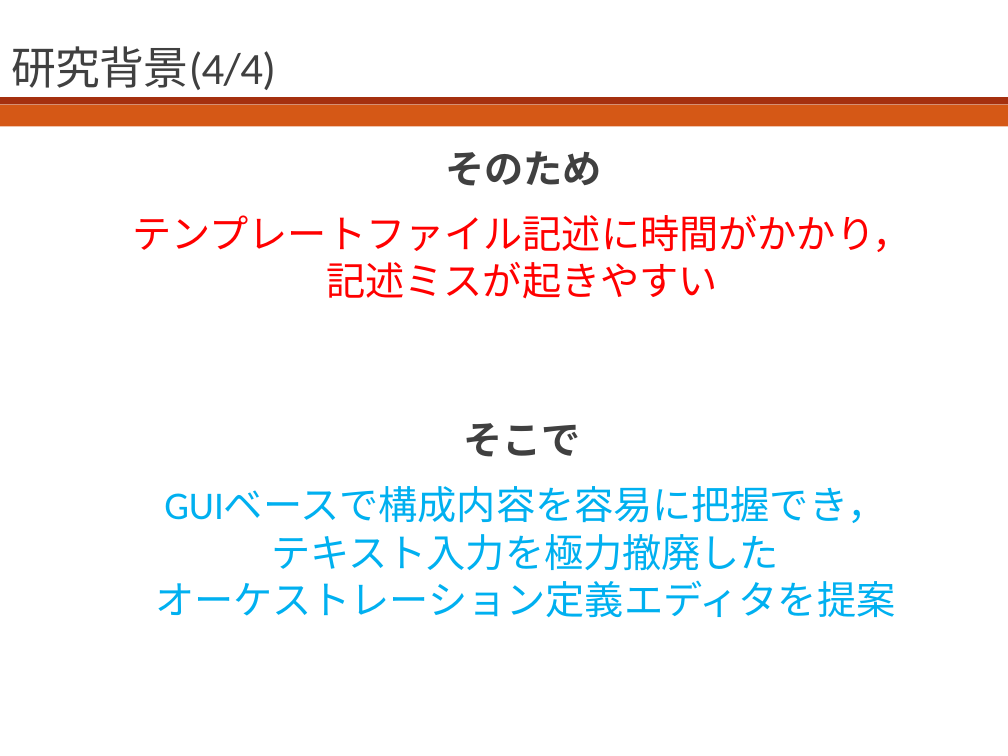
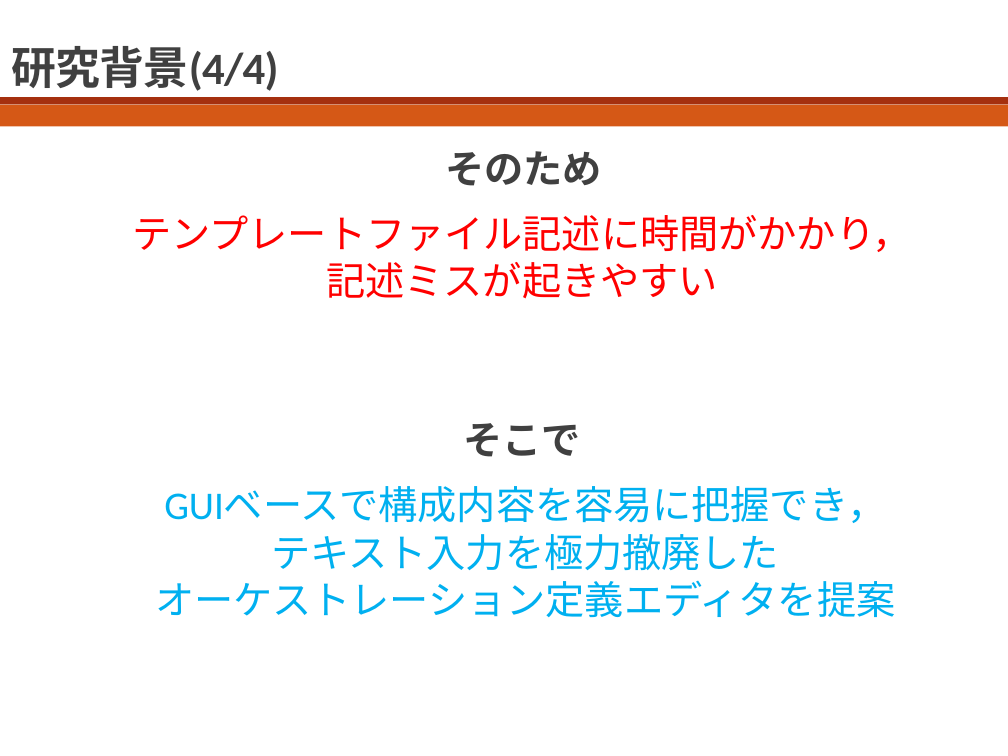
Before and after one commit to bokuhide/GUIToolCreate, a slide deck: slide 5 of 卒業論文本体/発表用スライド.pptx. Drawn at 1008x756 pixels with LibreOffice and Linux fonts; fonts in the diff are those of the drawing. Boxes give left, top, right and bottom in pixels: in the first picture for what was removed or moved away, otherwise in the second. Text is boxed around its words. In the diff, an @@ line names an element or a change of style, - is before the commit and + after.

```diff
--- a/卒業論文本体/発表用スライド.pptx
+++ b/卒業論文本体/発表用スライド.pptx
@@ title "研究背景(4/4)" at bbox=[12, 46, 279, 91]: bold on @@
```
Also in this commit, not shown: 5 other slides changed, 6 slides added, 1 slide removed, 10 other files.
